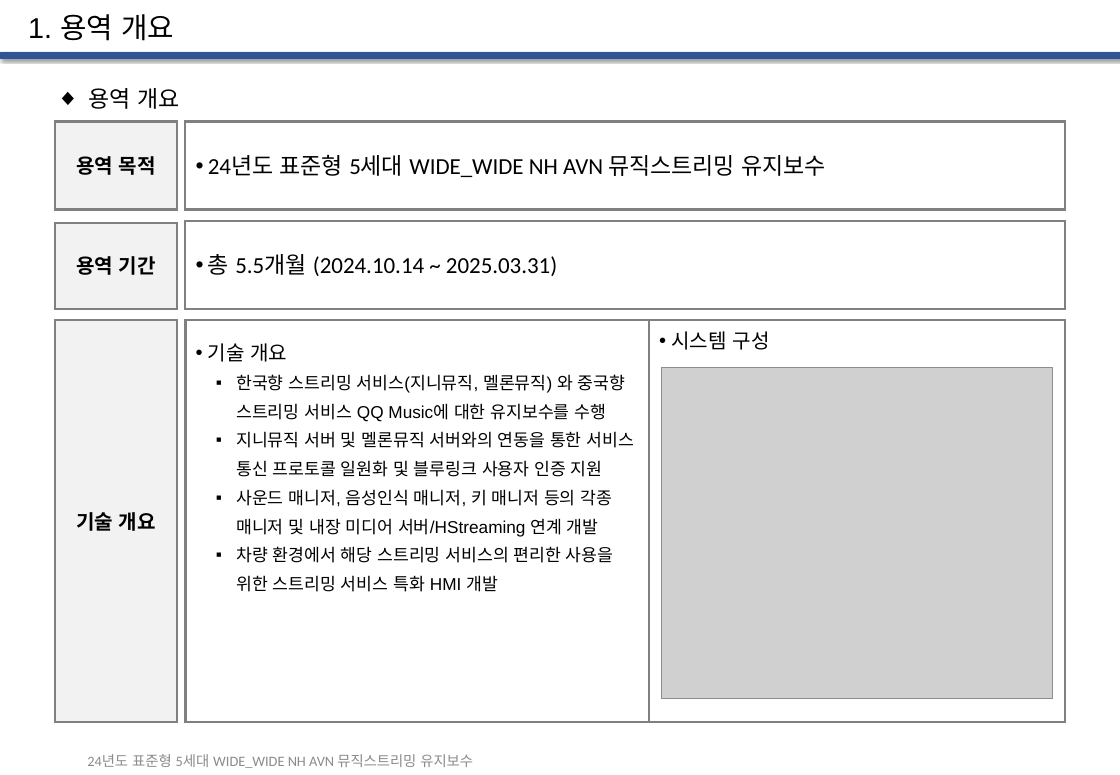
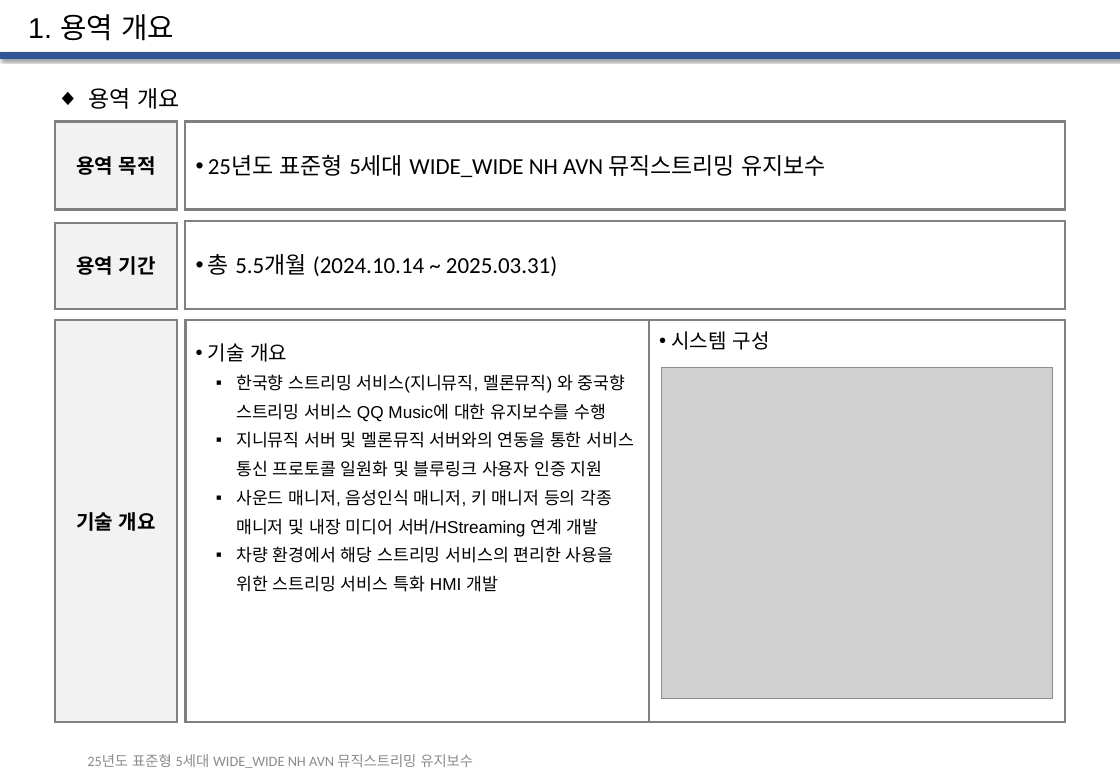
Before and after one commit to antwhale/TempRepository, a slide deck: slide 2 of musicstreaming_report_final.pptx. Drawn at 1120x775 pixels with LibreOffice and Linux fonts; fonts in the diff are those of the drawing; grey boxes stand for pictures; background and template pictures are left out. Boxes give left, top, right and bottom in pixels: in the first picture for what was removed or moved away, otherwise in the second. Text is boxed around its words. In the diff, an @@ line names an element or a change of style, - is before the commit and + after.

```diff
--- a/musicstreaming_report_final.pptx
+++ b/musicstreaming_report_final.pptx
@@ text in rectangle at [208, 155, 825, 177]: text changed @@
-• 24년도 표준형 5세대 WIDE_WIDE NH AVN 뮤직스트리밍 유지보수
+• 25년도 표준형 5세대 WIDE_WIDE NH AVN 뮤직스트리밍 유지보수
@@ text at [87, 754, 473, 768]: text changed @@
-24년도 표준형 5세대 WIDE_WIDE NH AVN 뮤직스트리밍 유지보수
+25년도 표준형 5세대 WIDE_WIDE NH AVN 뮤직스트리밍 유지보수
```
Also in this commit, not shown: 33 other slides changed.
